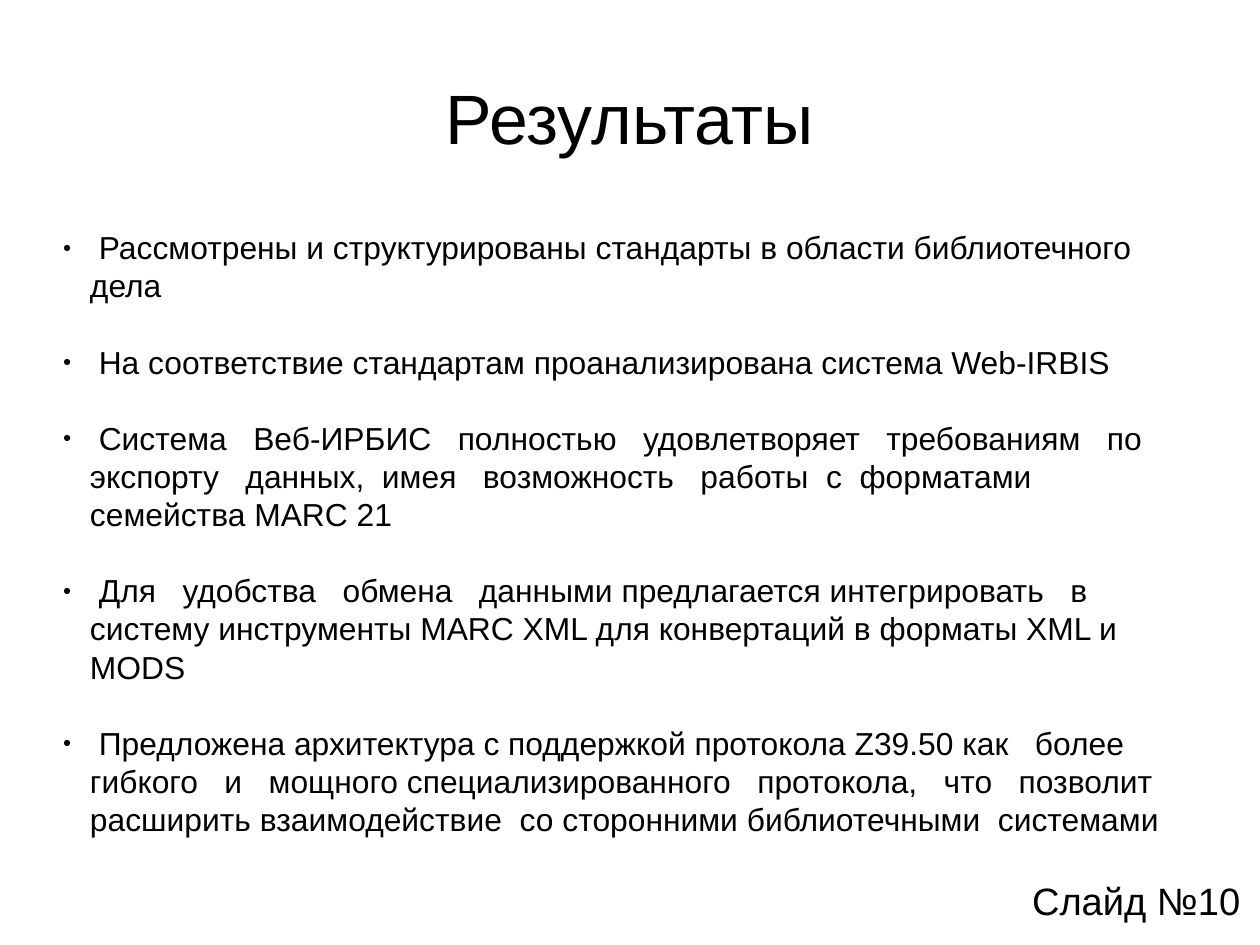
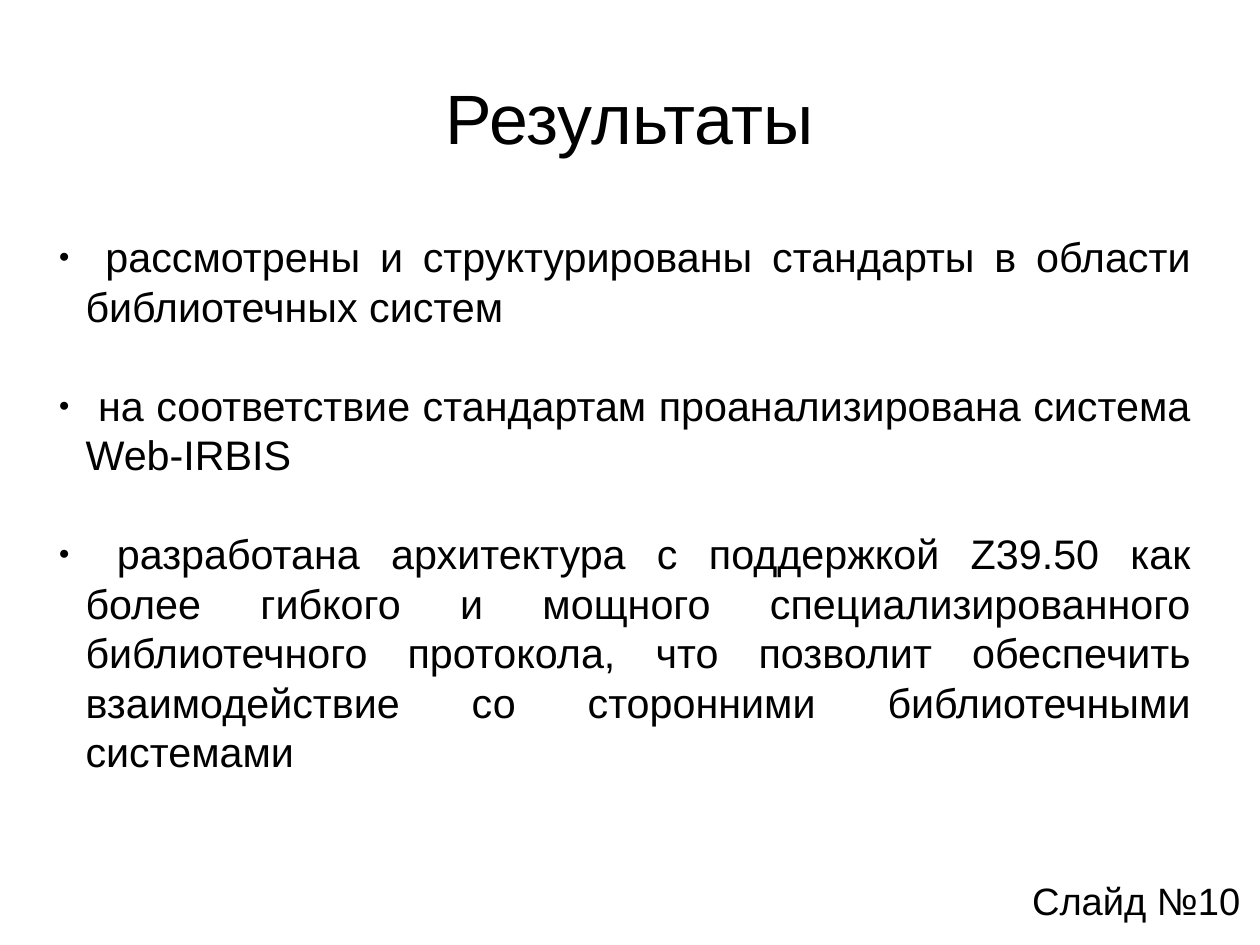
Before and after one commit to aeremenok/a-team-777, a slide deck: slide 10 of diploma/ssv/ssv-presentation.odp. Drawn at 1260x945 pixels with LibreOffice and Linux fonts; fonts in the diff are those of the drawing. Boxes give left, top, right and bottom in pixels: in the first picture for what was removed or moved away, otherwise in the second. Text is boxed around its words. In the diff, an @@ line names an element or a change of style, - is before the commit and + after.

```diff
--- a/diploma/ssv/ssv-presentation.odp
+++ b/diploma/ssv/ssv-presentation.odp
@@ subtitle at [86,241,1191,768]: text changed; size 20 to 26 pt @@
-● Рассмотрены и структурированы стандарты в области библиотечного дела
-● На соответствие стандартам проанализирована система Web-IRBIS
-● Система Веб-ИРБИС полностью удовлетворяет требованиям по экспорту данных, имея возможность работы с форматами семейства MARC 21
-● Для удобства обмена данными предлагается интегрировать в систему инструменты MARC XML для конвертаций в форматы XML и MODS
-● Предложена архитектура с поддержкой протокола Z39.50 как более гибкого и мощного специализированного протокола, что позволит расширить взаимодействие со сторонними библиотечными системами
+● рассмотрены и структурированы стандарты в области библиотечных систем
+● на соответствие стандартам проанализирована система Web-IRBIS
+● разработана архитектура с поддержкой Z39.50 как более гибкого и мощного специализированного библиотечного протокола, что позволит обеспечить взаимодействие со сторонними библиотечными системами
```
Also in this commit, not shown: 7 other slides changed, 1 other file.
